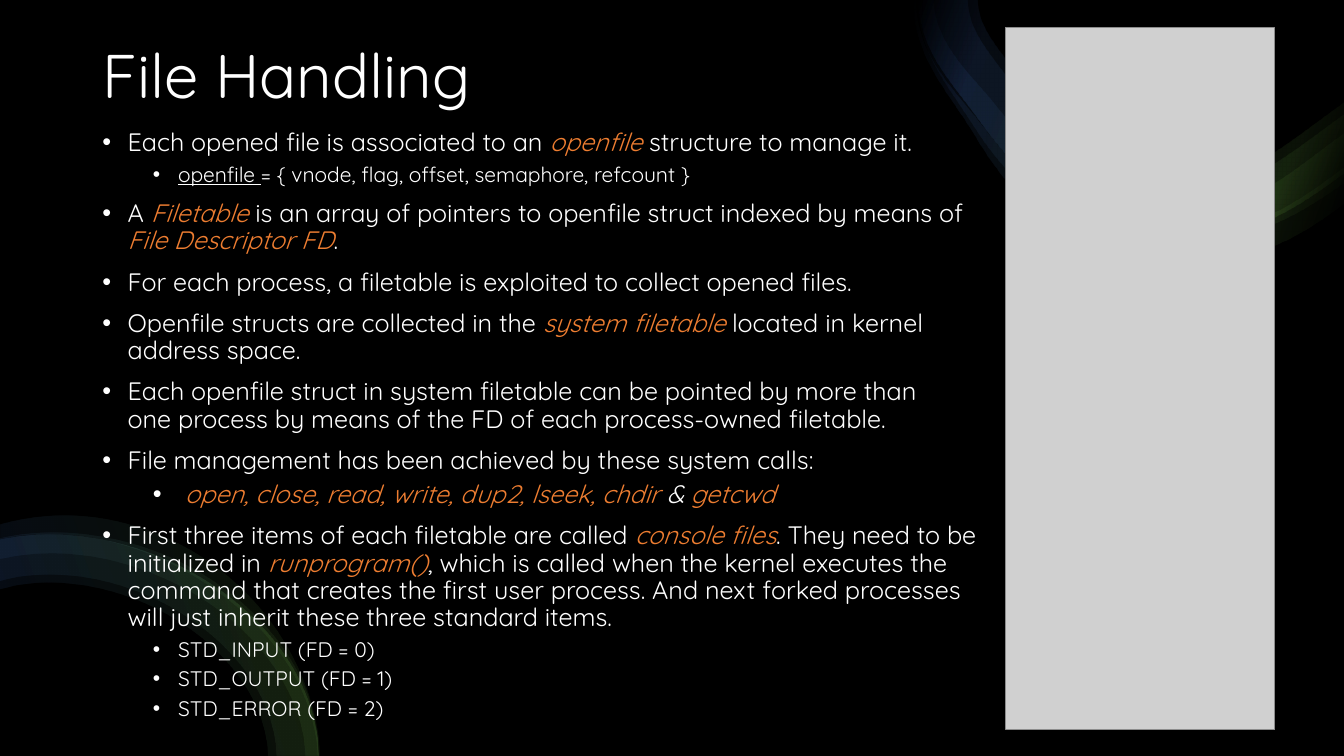
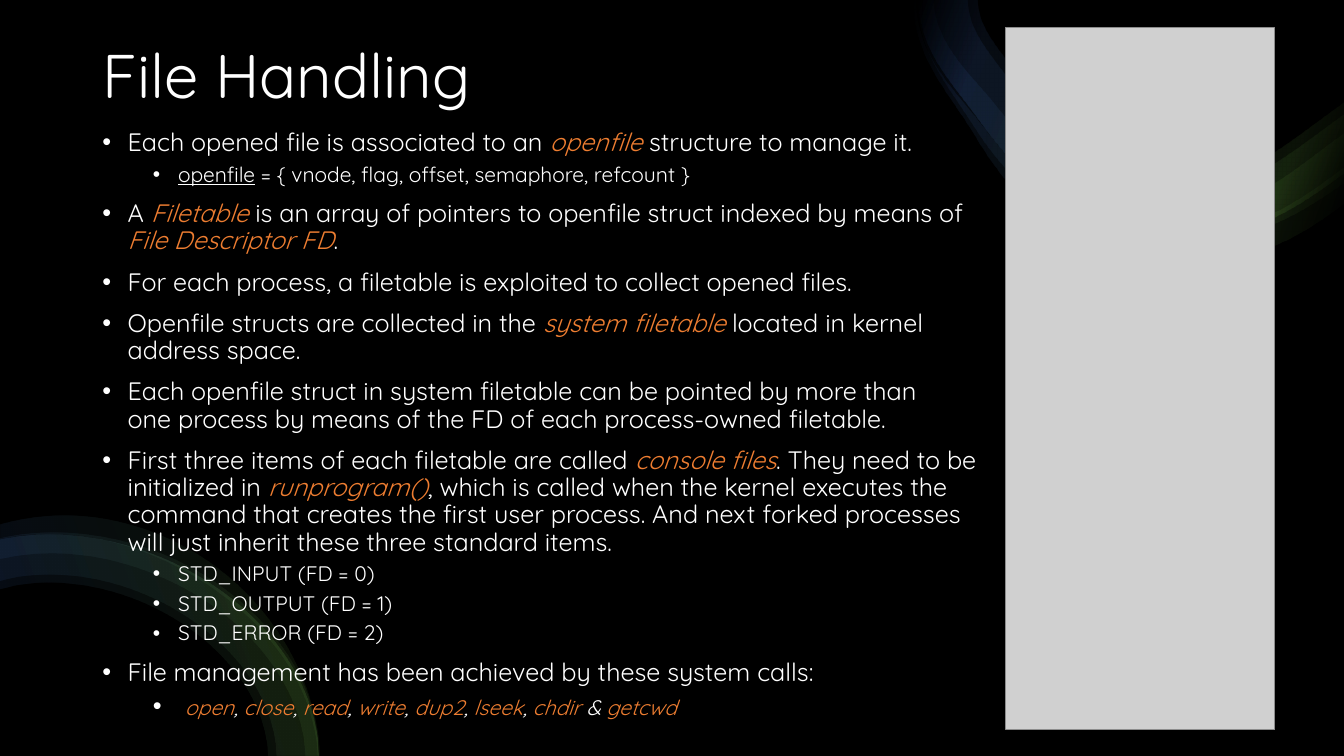
Before and after one commit to DavideAlta/OS161-shell, a slide deck: slide 11 of OS161-shell.pptx. Drawn at 1344x756 pixels with LibreOffice and Linux fonts; fonts in the diff are those of the drawing; grey boxes stand for pictures. Boxes give left, top, right and bottom in pixels: in the first picture for what was removed or moved away, otherwise in the second. Text is boxed around its words. In the diff, an @@ line names an element or a change of style, - is before the commit and + after.

```diff
--- a/OS161-shell.pptx
+++ b/OS161-shell.pptx
@@ text at (128,450,813,508): paragraphs removed @@
-• File management has been achieved by these system calls:
-  • open, close, read, write, dup2, lseek, chdir & getcwd
@@ text at (128,656,813,721): paragraphs added @@
+• File management has been achieved by these system calls:
+  • open, close, read, write, dup2, lseek, chdir & getcwd
```
Also in this commit, not shown: 10 other slides changed.
